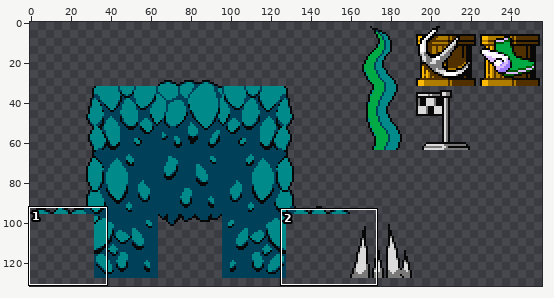
A sprite sheet gets an edit: Content/tiles.png. The first picture is a wide view before the edit; the outline marks the close-up.
Close-up. Before the edit:
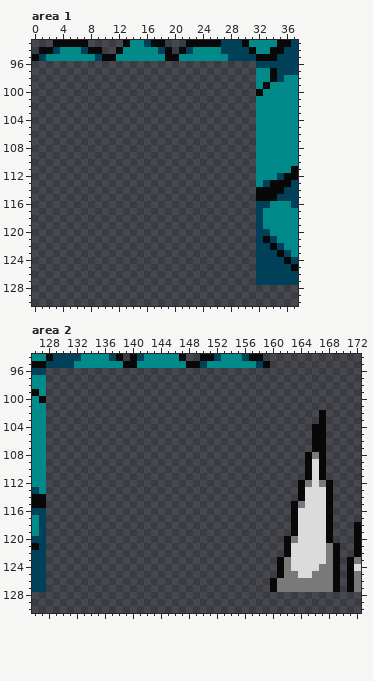
The file is 256x256 pixels. Colours within 5 levels of each other are drawn and written as one. Shown: area 1: x 0..37, y 93..130; area 2: x 126..172, y 94..130. The wide view leaves out empty margins.
After:
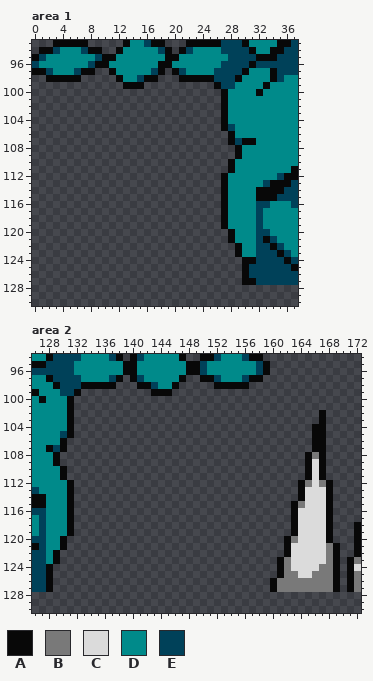
Palette (. is transparent): A #080808  B #797979  C #dbdbdb  D #008a8a  E #004159
What changed:
Area 1:
There is now colour A in row 96 at x 9 to 10, 18 to 19 and 31; in row 97 at x 0 to 1, 7 to 8, 11, 18, 20 and 30; in row 98 at x 2 to 6, 12, 16 to 17, 21 to 25 and 29; in row 99 at x 13 to 15 and 26; in rows 100 to 105 at x 27; in row 106 at x 28.
There is now colour A in row 107 at x 28 and 30 to 31; in rows 108 to 109 at x 29; in rows 110 to 111 at x 28; in rows 112 to 119 at x 27; in rows 120 to 121 at x 28; in rows 122 to 123 at x 29.
There is now colour A in row 124 at x 30 to 31; in rows 125 to 126 at x 30; in row 127 at x 30 to 31.
There is now colour D in row 96 at x 1 to 7, 11 to 17 and 20 to 26; in row 97 at x 3 to 5, 12 to 16, 22 to 25 and 31; in row 98 at x 13 to 14 and 30 to 31; in row 99 at x 29 to 31; in rows 100 to 104 at x 28 to 31; in rows 105 to 106 at x 29 to 31.
There is now colour D in rows 108 to 109 at x 30 to 31; in rows 110 to 111 at x 29 to 31; in rows 112 to 119 at x 28 to 31; in rows 120 to 121 at x 29 to 31; in rows 122 to 123 at x 30 to 31.
There is now colour E in row 96 at x 0, 8 and 27 to 30; in row 97 at x 2, 6, 17, 21 and 26 to 29; in row 98 at x 15 and 26 to 28; in row 99 at x 27 to 28; in row 105 at x 28; in row 107 at x 29.
There is now colour E in rows 125 to 126 at x 31.
Area 2:
There is now colour A in row 96 at x 139 to 140, 148 to 149 and 159; in row 97 at x 128, 138, 140, 147, 150 to 151 and 157 to 158; in row 98 at x 129, 133 to 137, 141 to 142, 146 and 152 to 156; in row 99 at x 132 and 143 to 145; in rows 100 to 105 at x 131; in row 106 at x 130.
There is now colour A in row 107 at x 128 and 130; in rows 108 to 109 at x 129; in rows 110 to 111 at x 130; in rows 112 to 119 at x 131; in rows 120 to 121 at x 130; in rows 122 to 123 at x 129.
There is now colour A in rows 124 to 127 at x 128.
There is now colour D in row 96 at x 132 to 138, 141 to 147 and 151 to 157; in row 97 at x 133 to 136, 142 to 146 and 153 to 155; in row 98 at x 128 and 144 to 145; in row 99 at x 128 to 129; in rows 100 to 104 at x 128 to 130; in rows 105 to 106 at x 128 to 129.
There is now colour D in rows 108 to 109 at x 128; in rows 110 to 111 at x 128 to 129; in rows 112 to 119 at x 128 to 130; in rows 120 to 121 at x 128 to 129; in rows 122 to 123 at x 128.
There is now colour E in row 96 at x 128 to 131, 150 and 158; in row 97 at x 129 to 132, 137, 141, 152 and 156; in row 98 at x 130 to 132 and 143; in row 99 at x 130 to 131; in row 105 at x 130; in row 107 at x 129.
Boxes around the changes in both close-ups, in picture pixels (x1, y1, x2, y2):
added: (32, 61, 256, 285)
added: (46, 368, 270, 592)
